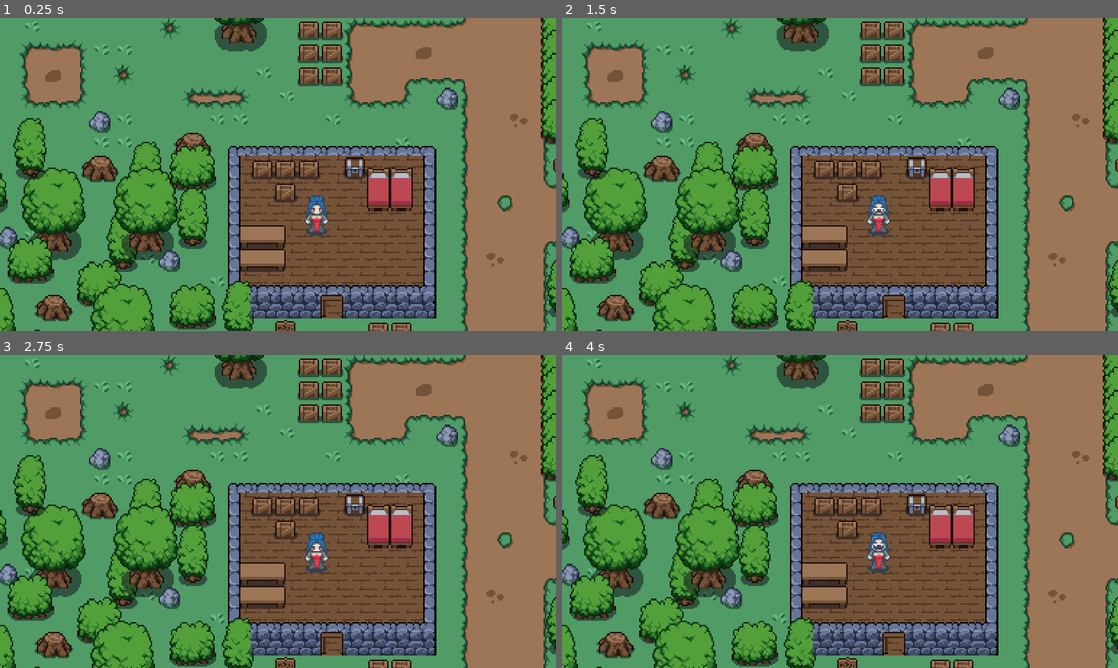
Above: before the commit, frames 1-4 (two rows, left to right).
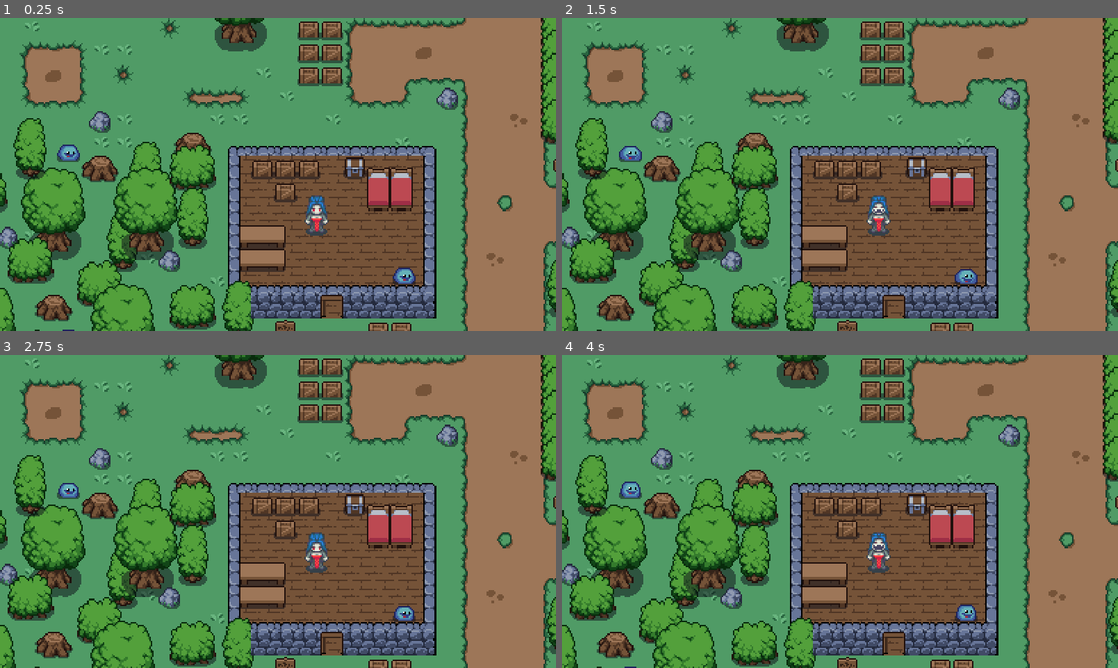
Above: after the commit, the same moments.

Repository: Ardaza/Broken-Bonds
Game: Godot game, scene res://Scene/cliff_side.tscn
Same seed, same stepped clock (60 frames per second), same inputs: the game is played once before the commit and once after it. This scene is started directly instead of the project's main scene. Sound files missing from this copy of the repository are replaced by a short silence.
Inputs:
- Up to frame 1 (0.25 s): no input
- Up to frame 2 (1.5 s): hold Right (ui_right) 0.53-1.28 s; tap E (attack) at 0.6, 1.35 s; hold Down (ui_down) from 1.28 s (still down)
- Up to frame 3 (2.75 s): release Down (ui_down) at 2.03 s; hold Right (ui_right) from 2.03 s (still down); tap E (attack) at 2.1 s
- Up to frame 4 (4 s): release Right (ui_right) at 2.78 s; hold Up (ui_up) 2.78-3.53 s; tap E (attack) at 2.85, 3.6 s; hold Left (ui_left) from 3.53 s (still down)

The runs differ from the first frame. In frame 1, 0.4% of the frame differs, in the area x 10-75%, y 40-100%; in frame 2, 0.4%; in frame 3, 0.4%; in frame 4, 0.4%.

Commit message:
Adding Slime to Cliff Side

Diff:
--- a/Scene/cliff_side.tscn
+++ b/Scene/cliff_side.tscn
@@ -1,9 +1,10 @@
-[gd_scene load_steps=10 format=3 uid="uid://damhbcuiahnmg"]
+[gd_scene load_steps=11 format=3 uid="uid://damhbcuiahnmg"]
 
 [ext_resource type="Script" path="res://Script/cliff_side.gd" id="1_4xpcp"]
 [ext_resource type="PackedScene" uid="uid://dab3d7vt3300f" path="res://Scene/vampire_female.tscn" id="1_qmj3i"]
 [ext_resource type="TileSet" uid="uid://smr0jr1homuh" path="res://Scene/cliff_bawah.tres" id="2_jldif"]
 [ext_resource type="PackedScene" uid="uid://q3evwxdhw66" path="res://Scene/player.tscn" id="4_ttdqs"]
+[ext_resource type="PackedScene" uid="uid://cywg5fdsddyli" path="res://Scene/enemy.tscn" id="5_c3rgu"]
 [ext_resource type="PackedScene" uid="uid://cugwjtk4s2ewj" path="res://Scene/anak_kecil.tscn" id="6_e4itx"]
 [ext_resource type="PackedScene" uid="uid://q3ek7jkup53i" path="res://Scene/orang_tuas.tscn" id="7_cs0af"]
 [ext_resource type="PackedScene" uid="uid://clel174td2qac" path="res://Scene/anak_kecil_cewe.tscn" id="8_mvn5w"]
@@ -92,6 +93,66 @@
 [node name="Vampire_Female12" parent="Karakter Enemies" instance=ExtResource("1_qmj3i")]
 position = Vector2(21, 68)
 
+[node name="Enemy_Slime" parent="Karakter Enemies" instance=ExtResource("5_c3rgu")]
+position = Vector2(162, 508)
+
+[node name="Enemy_Slime2" parent="Karakter Enemies" instance=ExtResource("5_c3rgu")]
+position = Vector2(65, 601)
+
+[node name="Enemy_Slime3" parent="Karakter Enemies" instance=ExtResource("5_c3rgu")]
+position = Vector2(437, 534)
+
+[node name="Enemy_Slime4" parent="Karakter Enemies" instance=ExtResource("5_c3rgu")]
+position = Vector2(228, 406)
+
+[node name="Enemy_Slime5" parent="Karakter Enemies" instance=ExtResource("5_c3rgu")]
+position = Vector2(250, 263)
+
+[node name="Enemy_Slime6" parent="Karakter Enemies" instance=ExtResource("5_c3rgu")]
+position = Vector2(18, 306)
+
+[node name="Enemy_Slime7" parent="Karakter Enemies" instance=ExtResource("5_c3rgu")]
+position = Vector2(18, 178)
+
+[node name="Enemy_Slime8" parent="Karakter Enemies" instance=ExtResource("5_c3rgu")]
+position = Vector2(101, 61)
+
+[node name="Enemy_Slime9" parent="Karakter Enemies" instance=ExtResource("5_c3rgu")]
+position = Vector2(17, -151)
+
+[node name="Enemy_Slime10" parent="Karakter Enemies" instance=ExtResource("5_c3rgu")]
+position = Vector2(11, -249)
+
+[node name="Enemy_Slime11" parent="Karakter Enemies" instance=ExtResource("5_c3rgu")]
+position = Vector2(133, -319)
+
+[node name="Enemy_Slime12" parent="Karakter Enemies" instance=ExtResource("5_c3rgu")]
+position = Vector2(278, -320)
+
+[node name="Enemy_Slime13" parent="Karakter Enemies" instance=ExtResource("5_c3rgu")]
+position = Vector2(469, -273)
+
+[node name="Enemy_Slime14" parent="Karakter Enemies" instance=ExtResource("5_c3rgu")]
+position = Vector2(630, -14)
+
+[node name="Enemy_Slime15" parent="Karakter Enemies" instance=ExtResource("5_c3rgu")]
+position = Vector2(895, 43)
+
+[node name="Enemy_Slime16" parent="Karakter Enemies" instance=ExtResource("5_c3rgu")]
+position = Vector2(593, 175)
+
+[node name="Enemy_Slime17" parent="Karakter Enemies" instance=ExtResource("5_c3rgu")]
+position = Vector2(412, 131)
+
+[node name="Enemy_Slime18" parent="Karakter Enemies" instance=ExtResource("5_c3rgu")]
+position = Vector2(474, 93)
+
+[node name="Enemy_Slime19" parent="Karakter Enemies" instance=ExtResource("5_c3rgu")]
+position = Vector2(902, 189)
+
+[node name="Enemy_Slime20" parent="Karakter Enemies" instance=ExtResource("5_c3rgu")]
+position = Vector2(819, 158)
+
 [node name="Karakter NPC" type="Node2D" parent="."]
 
 [node name="Anak_Kecil" parent="Karakter NPC" instance=ExtResource("6_e4itx")]
